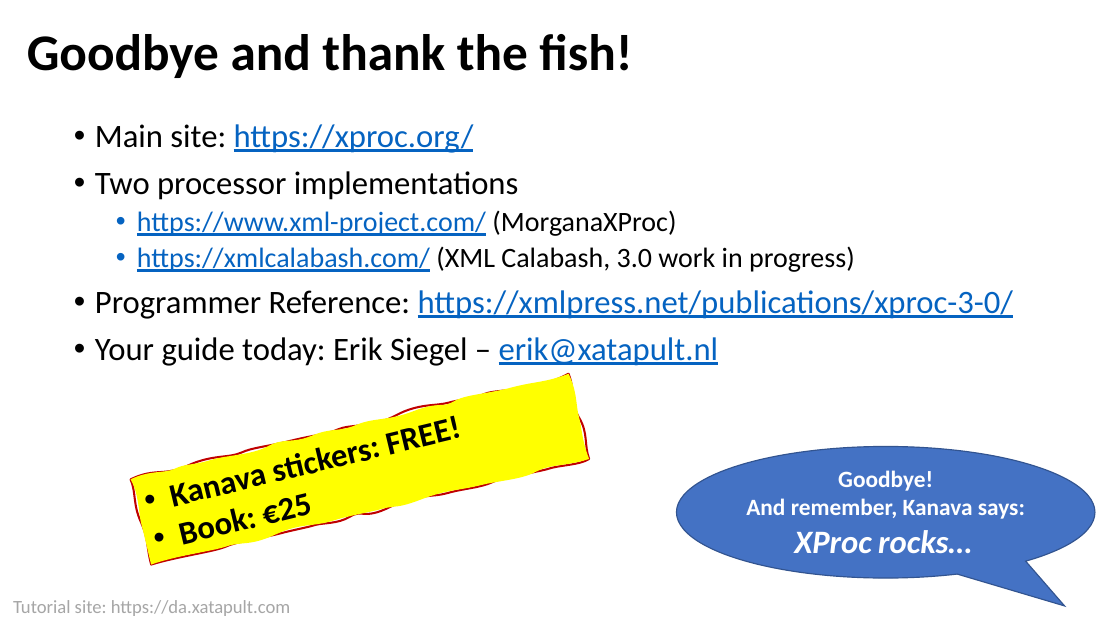
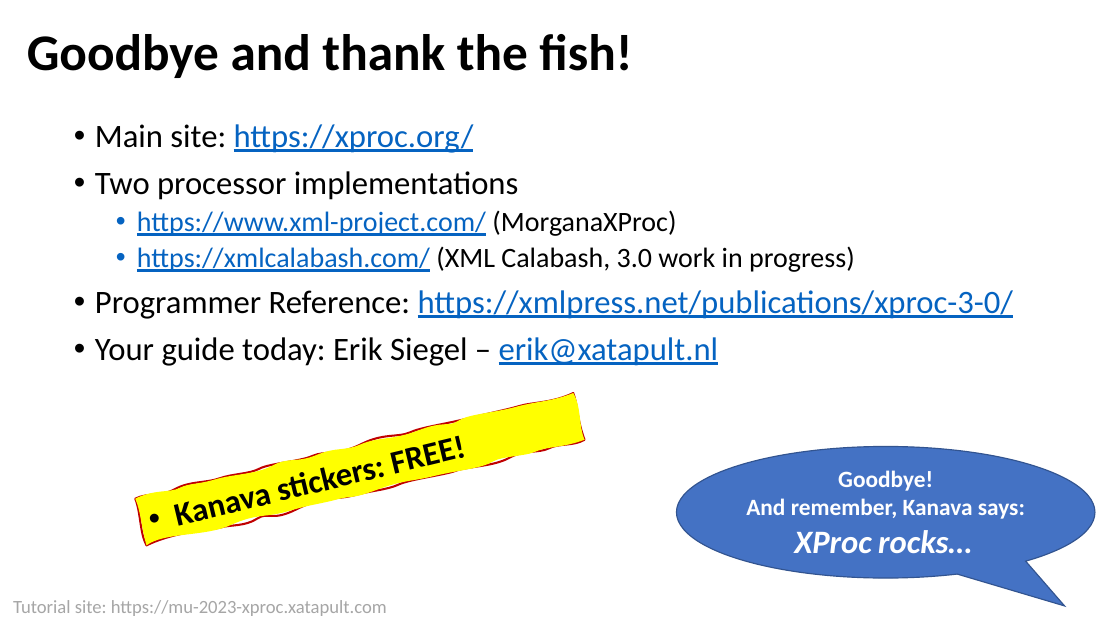
Before and after one commit to xatapult/mu-2023-xproc, a slide deck: slide 70 of presentation/Introduction to XProc 3.0.pptx. Drawn at 1120x630 pixels with LibreOffice and Linux fonts; fonts in the diff are those of the drawing; background and template pictures are left out. Boxes give left, top, right and bottom in pixels: in the first picture for what was removed or moved away, otherwise in the second. Text is boxed around its words. In the diff, an @@ line names an element or a change of style, - is before the commit and + after.

```diff
--- a/presentation/Introduction to XProc 3.0.pptx
+++ b/presentation/Introduction to XProc 3.0.pptx
@@ freeform shape "Kanava stickers: FREE!": place and size @@
-freeform shape "Kanava stickers: FREE!" at (130, 373, 589, 564)
+freeform shape "Kanava stickers: FREE!" at (135, 393, 584, 545)
@@ text in freeform shape at (265, 493, 313, 533): paragraph removed @@
-• Book: €25
@@ text at (13, 600, 387, 616): text changed @@
-Tutorial site: https://da.xatapult.com
+Tutorial site: https://mu-2023-xproc.xatapult.com
```
Also in this commit, not shown: 69 other slides changed, 6 other files.
